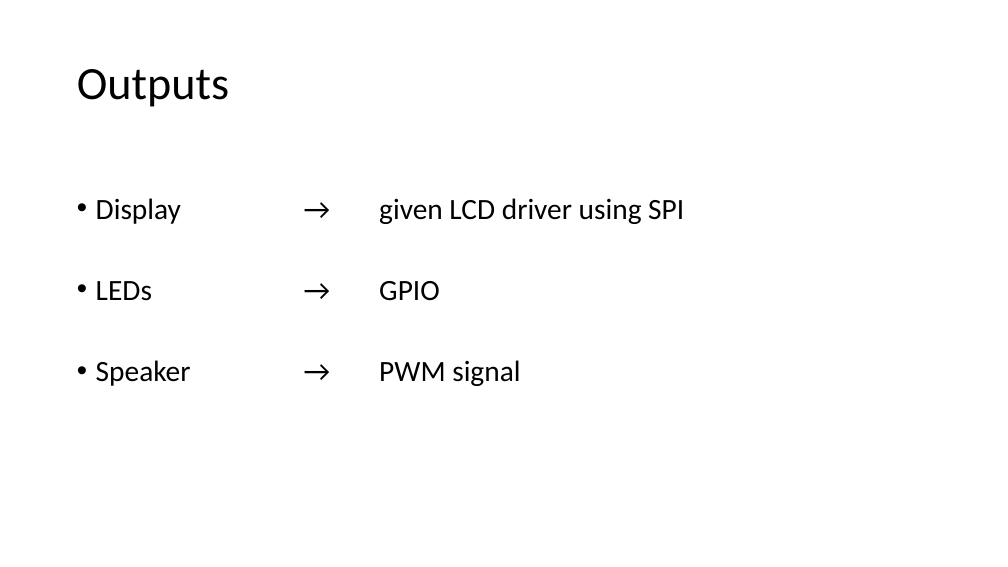
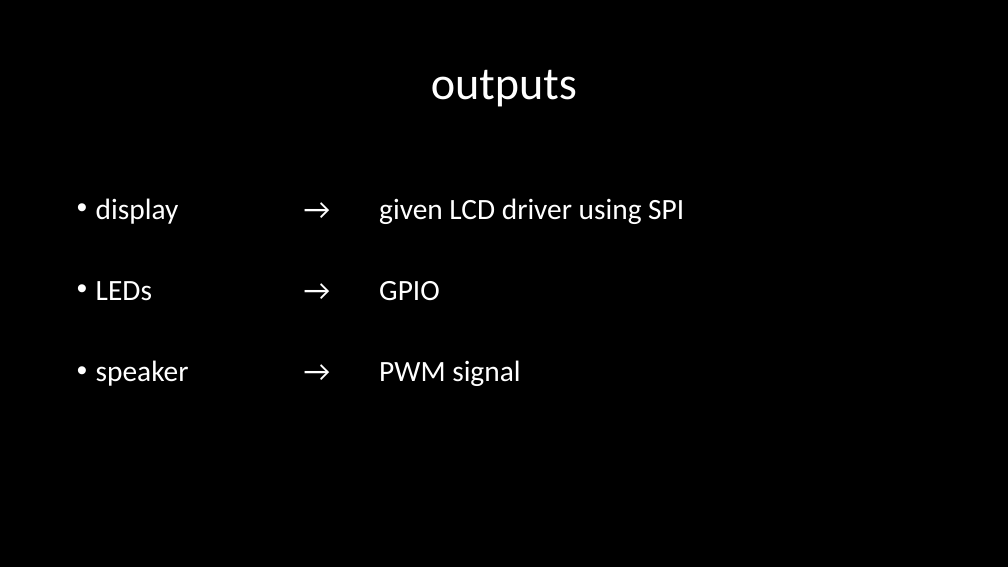
Before and after one commit to sevasch/STM32_metronome, a slide deck: slide 5 of presentation.pptx. Drawn at 1008x567 pixels with LibreOffice and Linux fonts; fonts in the diff are those of the drawing. Boxes give left, top, right and bottom in pixels: in the first picture for what was removed or moved away, otherwise in the second. Text is boxed around its words. In the diff, an @@ line names an element or a change of style, - is before the commit and + after.

Commit message:
updated presentation

```diff
--- a/presentation.pptx
+++ b/presentation.pptx
@@ background #FFFFFF to #000000 @@
@@ title at bbox=[431, 69, 577, 107]: text changed; text colour #000000 to #FFFFFF @@
-Outputs
+outputs
@@ text at bbox=[96, 198, 684, 224]: text changed; text colour #000000 to #FFFFFF @@
-• Display → given LCD driver using SPI
+• display → given LCD driver using SPI
@@ text at bbox=[96, 281, 440, 301]: text colour #000000 to #FFFFFF in "LEDs → GPIO" @@
@@ text at bbox=[96, 360, 520, 386]: text changed; text colour #000000 to #FFFFFF @@
-• Speaker → PWM signal
+• speaker → PWM signal
```
Also in this commit, not shown: 3 other slides changed, 9 slides added, 3 slides removed.
